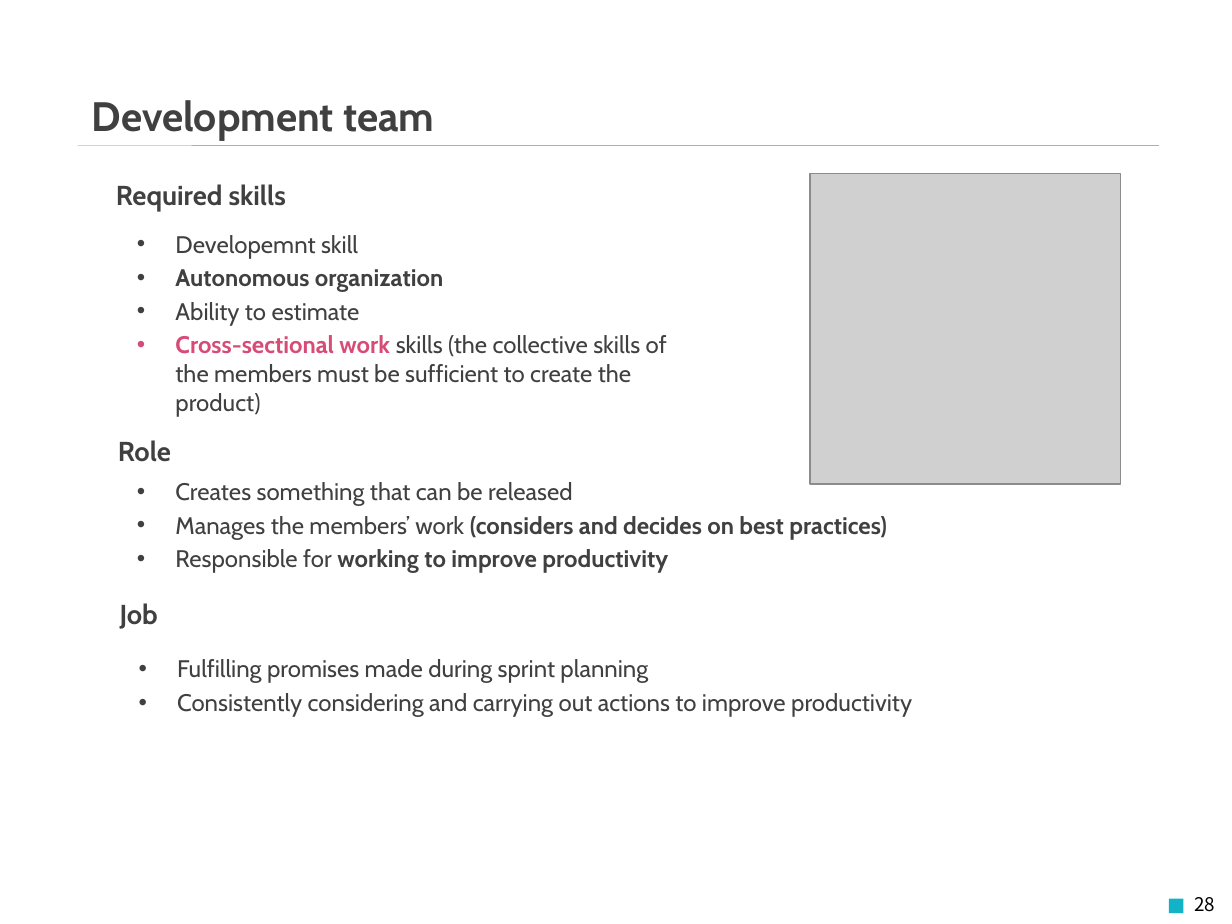
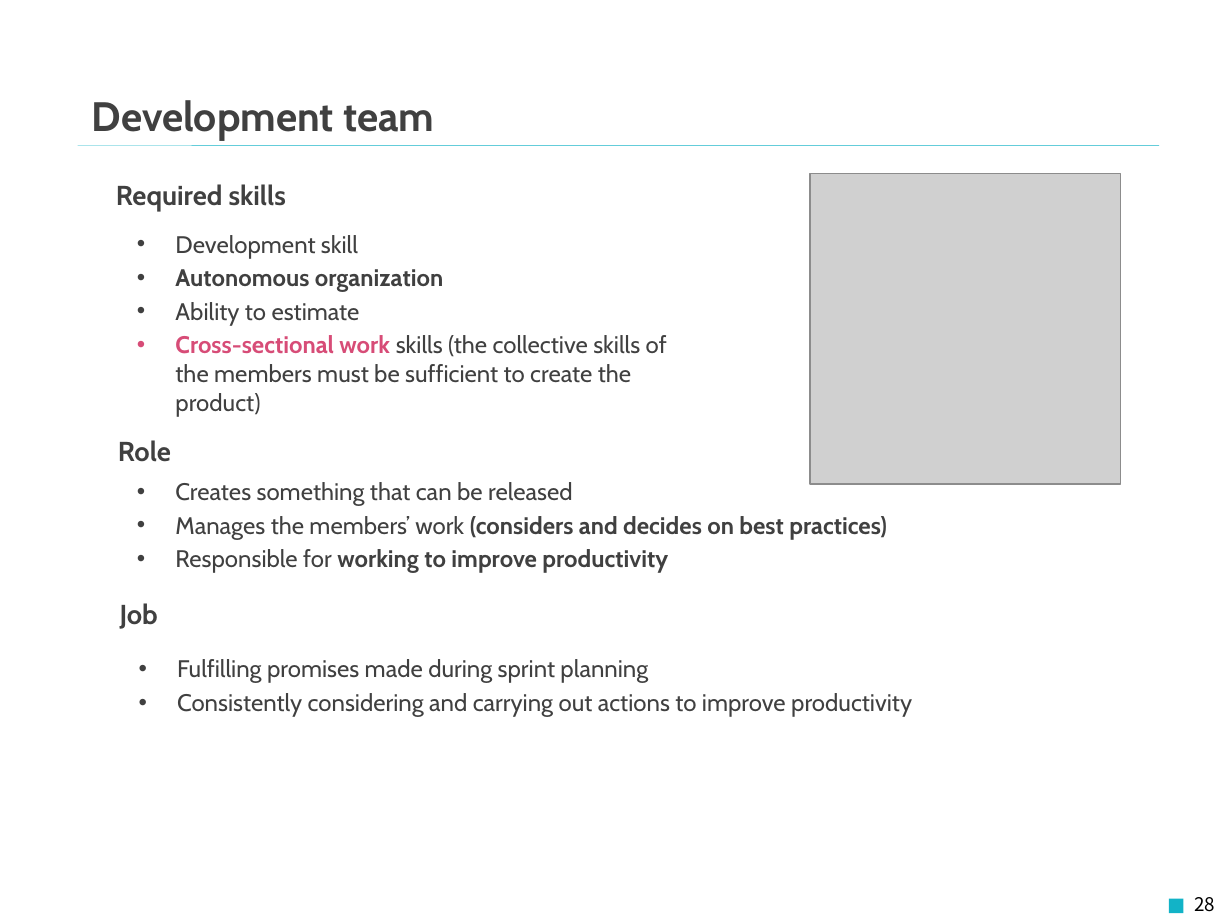
Before and after one commit to Fintan-contents/introduction-to-scrum, a slide deck: slide 28 of en/docs/Introduction_to_Scrum.pptx. Drawn at 1232x924 pixels with LibreOffice and Linux fonts; fonts in the diff are those of the drawing; grey boxes stand for pictures; background and template pictures are left out. Boxes give left, top, right and bottom in pixels: in the first picture for what was removed or moved away, otherwise in the second. Text is boxed around its words. In the diff, an @@ line names an element or a change of style, - is before the commit and + after.

```diff
--- a/en/docs/Introduction_to_Scrum.pptx
+++ b/en/docs/Introduction_to_Scrum.pptx
@@ text at (175,235,358,259): text changed @@
-• Developemnt skill
+• Development skill
```
Also in this commit, not shown: 1 other file.
